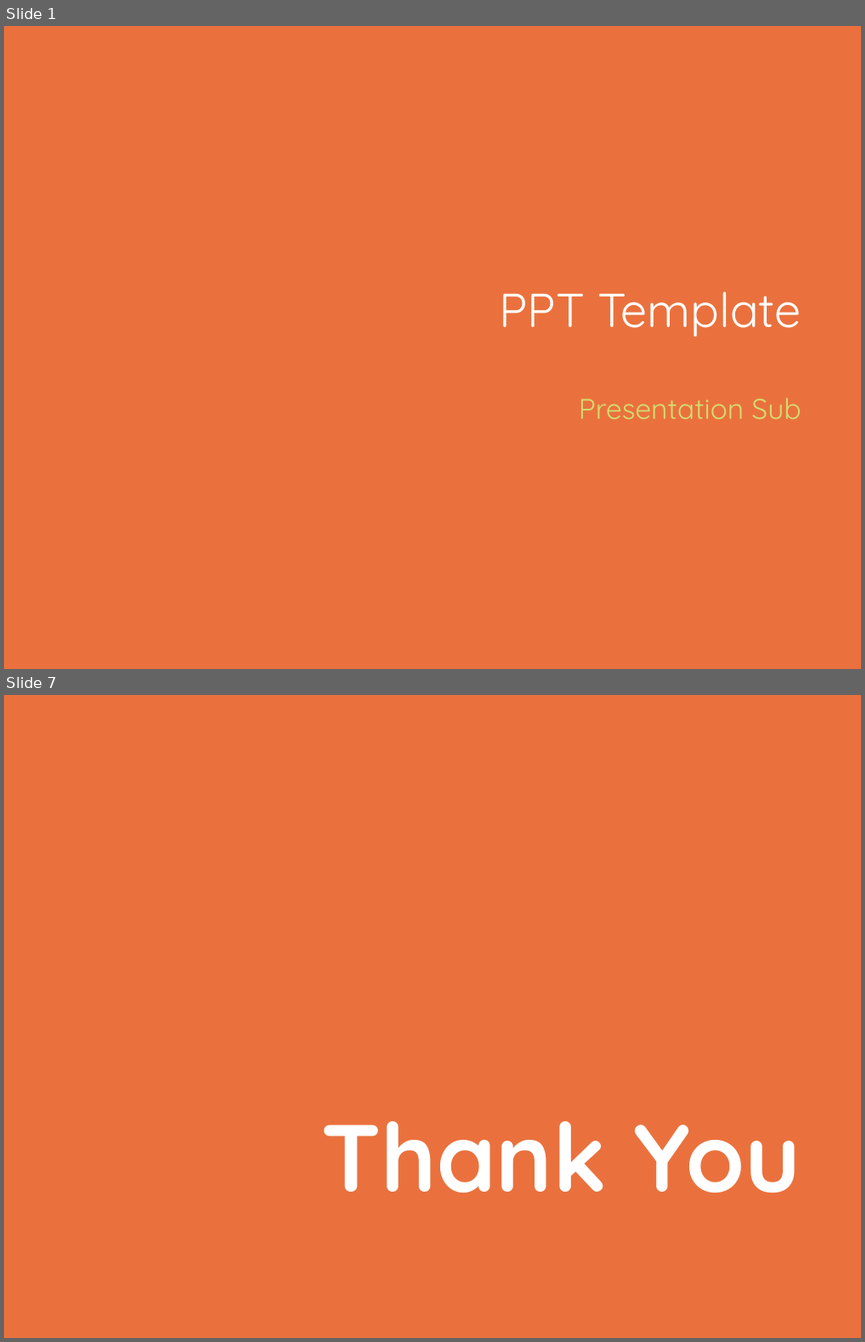
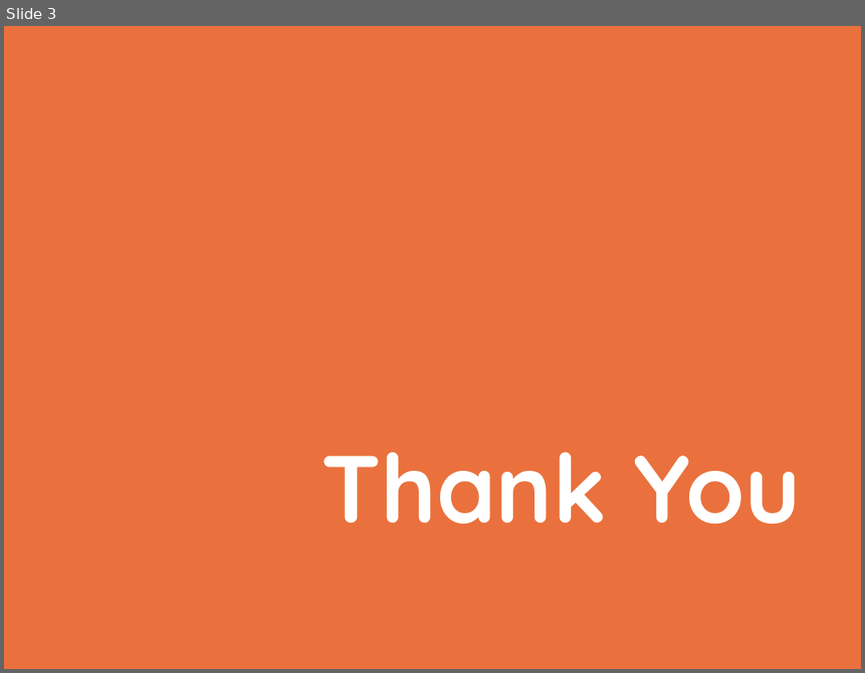
Before and after one commit to jhyman2/orioles-hackathon-comp2, a slide deck: hackathon-comp2.pptx. Shown one above the other, each under a label of ours: slides 1 and 7 before the commit, slide 3 after it; the slides between them are not shown. The pictures are 865x1342 and 865x673 pixels, drawn with LibreOffice and Linux fonts; fonts in the diff are those of the drawing; background and template pictures are left out. Boxes give left, top, right and bottom in pixels: in the first picture for what was removed or moved away, otherwise in the second. Text is boxed around its words. In the diff, an @@ line names an element or a change of style, - is before the commit and + after.

```diff
--- a/hackathon-comp2.pptx
+++ b/hackathon-comp2.pptx
@@ slide 1 removed at [4,26,861,669], background gradient #592C81 to #3E1952; not listed: 3 template elements that a slide beside it also shows @@
@@ title removed at [500,291,800,336] @@
-PPT Template
@@ subtitle removed at [579,397,800,419] @@
-Presentation Sub
@@ what was slide 7 is now slide 3 @@
```
Also in this commit, not shown: 2 slides added, 5 other slides removed.
